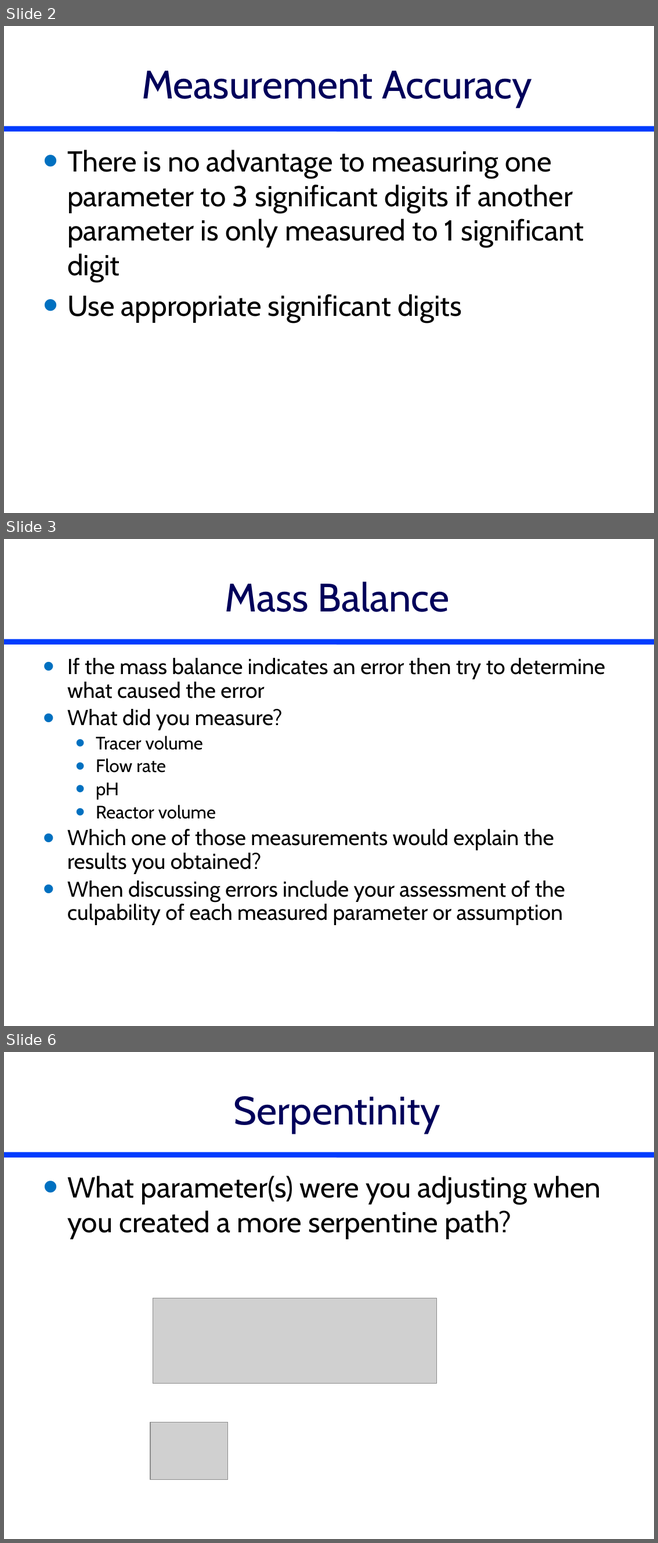
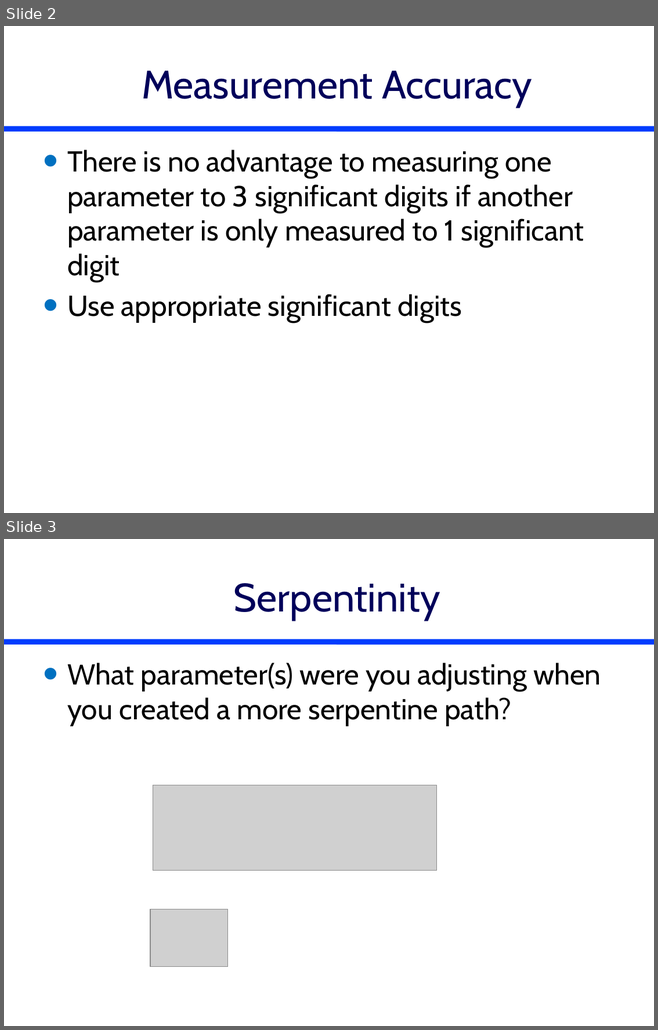
Before and after one commit to monroews/CEE4530, a slide deck: website/pptx/Reactor_Reflections.pptx. Shown one above the other, each under a label of ours: slides 2, 3 and 6 before the commit, slides 2 and 3 after it; the slides between them are not shown. The pictures are 658x1543 and 658x1030 pixels, drawn with LibreOffice and Linux fonts; fonts in the diff are those of the drawing; grey boxes stand for pictures. Boxes give left, top, right and bottom in pixels: in the first picture for what was removed or moved away, otherwise in the second. Text is boxed around its words. In the diff, an @@ line names an element or a change of style, - is before the commit and + after.

```diff
--- a/website/pptx/Reactor_Reflections.pptx
+++ b/website/pptx/Reactor_Reflections.pptx
@@ slide 3 removed at [4, 539, 654, 1026], background #FFFFFF; not listed: 1 template element that a slide beside it also shows @@
@@ title removed at [224, 581, 449, 612] @@
-Mass Balance
@@ text removed at [67, 658, 605, 925] @@
-• If the mass balance indicates an error then try to determine what caused the error
-• What did you measure?
-  • Tracer volume
-  • Flow rate
-  • pH
-  • Reactor volume
-• Which one of those measurements would explain the results you obtained?
-• When discussing errors include your assessment of the culpability of each measured parameter or assumption
@@ what was slide 6 is now slide 3 @@
```
Also in this commit, not shown: 2 other slides removed, 3 other files.
